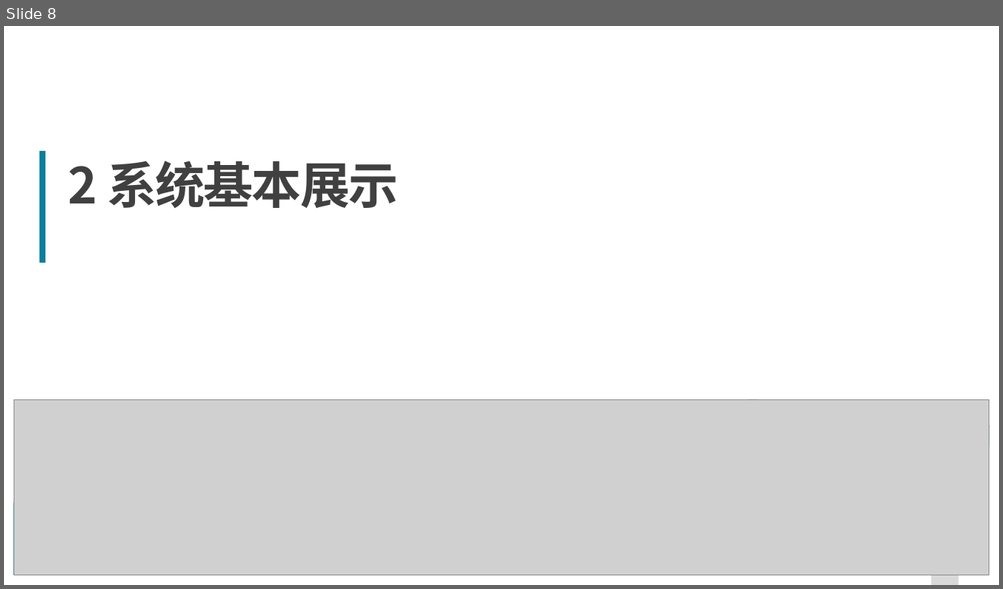
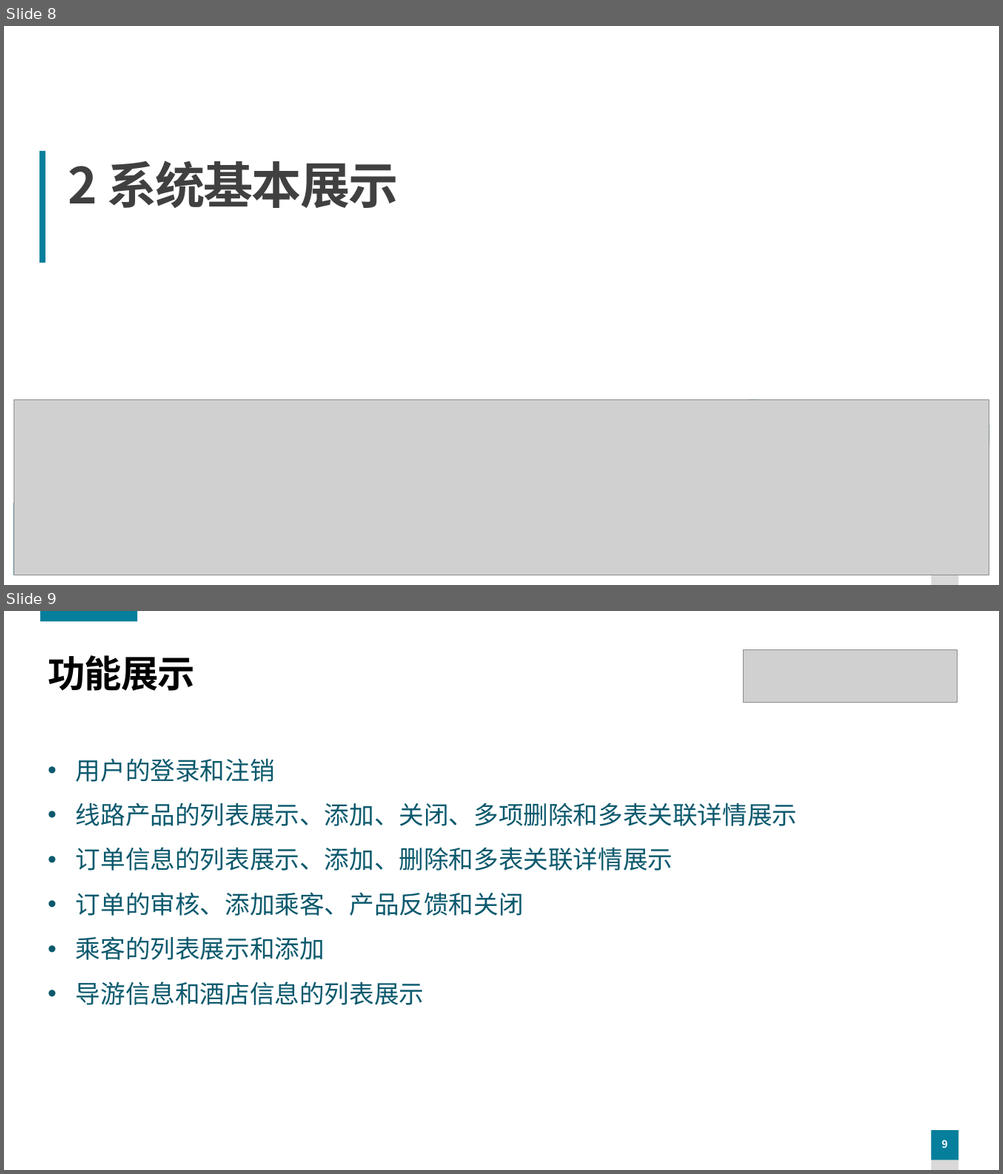
Before and after one commit to UPC-2019-2020-3/1708020107, a slide deck: 报告PPT.pptx. Shown one above the other, each under a label of ours: slide 8 before the commit, slides 8 and 9 after it. The pictures are 1003x589 and 1003x1174 pixels, drawn with LibreOffice and Linux fonts; fonts in the diff are those of the drawing; grey boxes stand for pictures. Boxes give left, top, right and bottom in pixels: in the first picture for what was removed or moved away, otherwise in the second. Text is boxed around its words. In the diff, an @@ line names an element or a change of style, - is before the commit and + after.

```diff
--- a/报告PPT.pptx
+++ b/报告PPT.pptx
@@ slide 9 added at box(4, 611, 999, 1170), background #FFFFFF; not listed: 1 template element that a slide beside it also shows @@
@@ rectangle added at box(40, 611, 137, 621), fill #067F9C @@
@@ picture added at box(743, 649, 958, 703) @@
@@ title added at box(48, 655, 195, 691), 36 pt, text #000000, bold @@
+功能展示
@@ text added at box(76, 758, 797, 1005), 24 pt, text #0C596D @@
+• 用户的登录和注销
+• 线路产品的列表展示、添加、关闭、多项删除和多表关联详情展示
+• 订单信息的列表展示、添加、删除和多表关联详情展示
+• 订单的审核、添加乘客、产品反馈和关闭
+• 乘客的列表展示和添加
+• 导游信息和酒店信息的列表展示
@@ page number added at box(930, 1131, 959, 1161), fill #067F9C, 10 pt, text #FFFFFF, bold @@
+9
```
Also in this commit, not shown: 24 other files.
